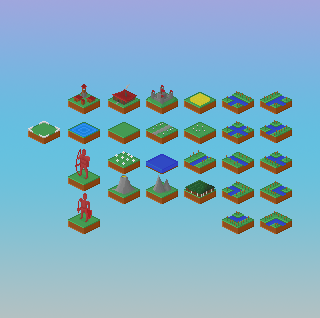
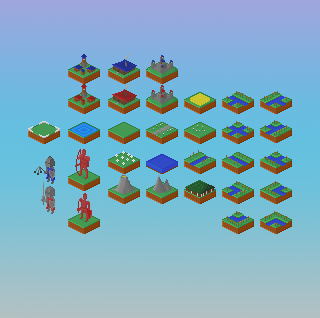
Comparing the layer stacks of the two 320x318 images. Changes:
added layer "Knght_Blue" above "Knght_Red" over bbox(34, 156, 55, 184)
added layer "Knght_Red" above "Selected" over bbox(41, 182, 55, 214)
added layer "Castle_Blue" above "Barracks_Blue" over bbox(146, 55, 178, 84)
added layer "Barracks_Blue" above "Town_Blue" over bbox(108, 54, 140, 84)
added layer "Town_Blue" above "All copy" over bbox(68, 54, 100, 84)
